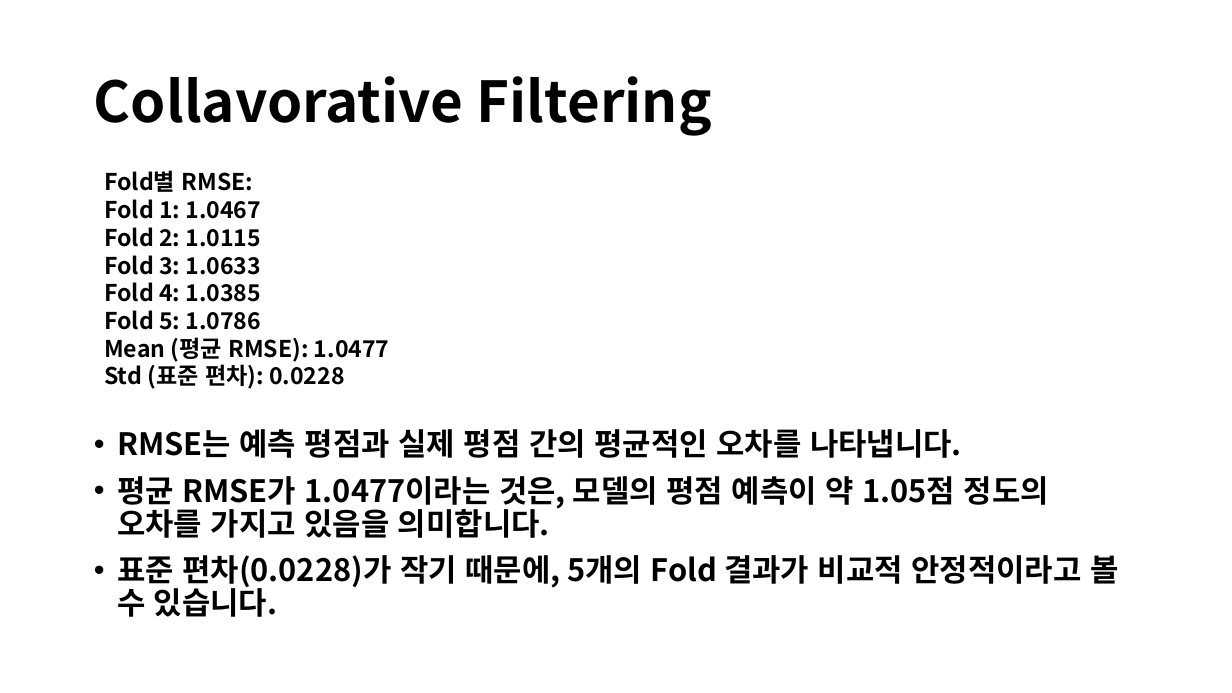
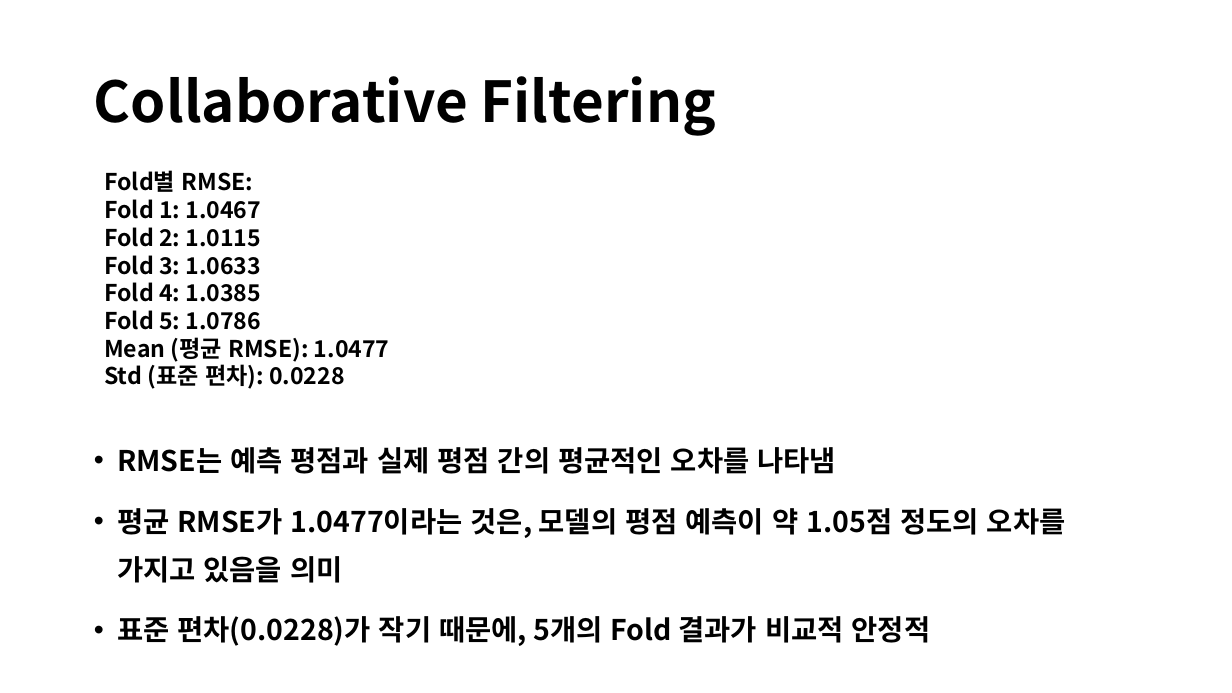
Before and after one commit to aaronkr-classroom/0-ml-team-project-pm-data, a slide deck: slide 13 of 넷플릭스 영화 추천 시스템 최종.pptx. Drawn at 1232x693 pixels with LibreOffice and Linux fonts; fonts in the diff are those of the drawing. Boxes give left, top, right and bottom in pixels: in the first picture for what was removed or moved away, otherwise in the second. Text is boxed around its words. In the diff, an @@ line names an element or a change of style, - is before the commit and + after.

```diff
--- a/넷플릭스 영화 추천 시스템 최종.pptx
+++ b/넷플릭스 영화 추천 시스템 최종.pptx
@@ title at <box>94,76,716,136</box>: text changed @@
-Collavorative Filtering
+Collaborative Filtering
@@ text at <box>117,447,1066,646</box>: text changed; size 24 to 22.2 pt @@
-• RMSE는 예측 평점과 실제 평점 간의 평균적인 오차를 나타냅니다.
-• 평균 RMSE가 1.0477이라는 것은, 모델의 평점 예측이 약 1.05점 정도의 오차를 가지고 있음을 의미합니다.
-• 표준 편차(0.0228)가 작기 때문에, 5개의 Fold 결과가 비교적 안정적이라고 볼 수 있습니다.
+• RMSE는 예측 평점과 실제 평점 간의 평균적인 오차를 나타냄
+• 평균 RMSE가 1.0477이라는 것은, 모델의 평점 예측이 약 1.05점 정도의 오차를 가지고 있음을 의미
+• 표준 편차(0.0228)가 작기 때문에, 5개의 Fold 결과가 비교적 안정적
```
Also in this commit, not shown: 4 other slides changed, 2 slides added, 2 slides removed.
